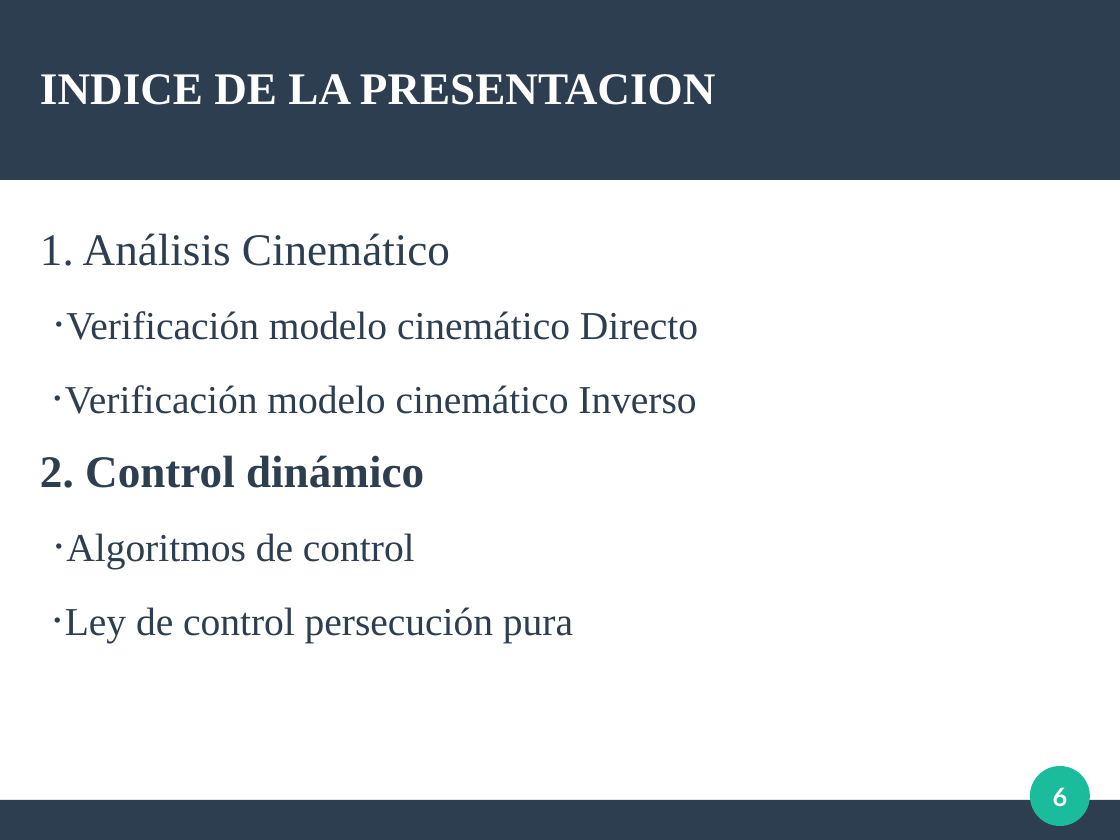
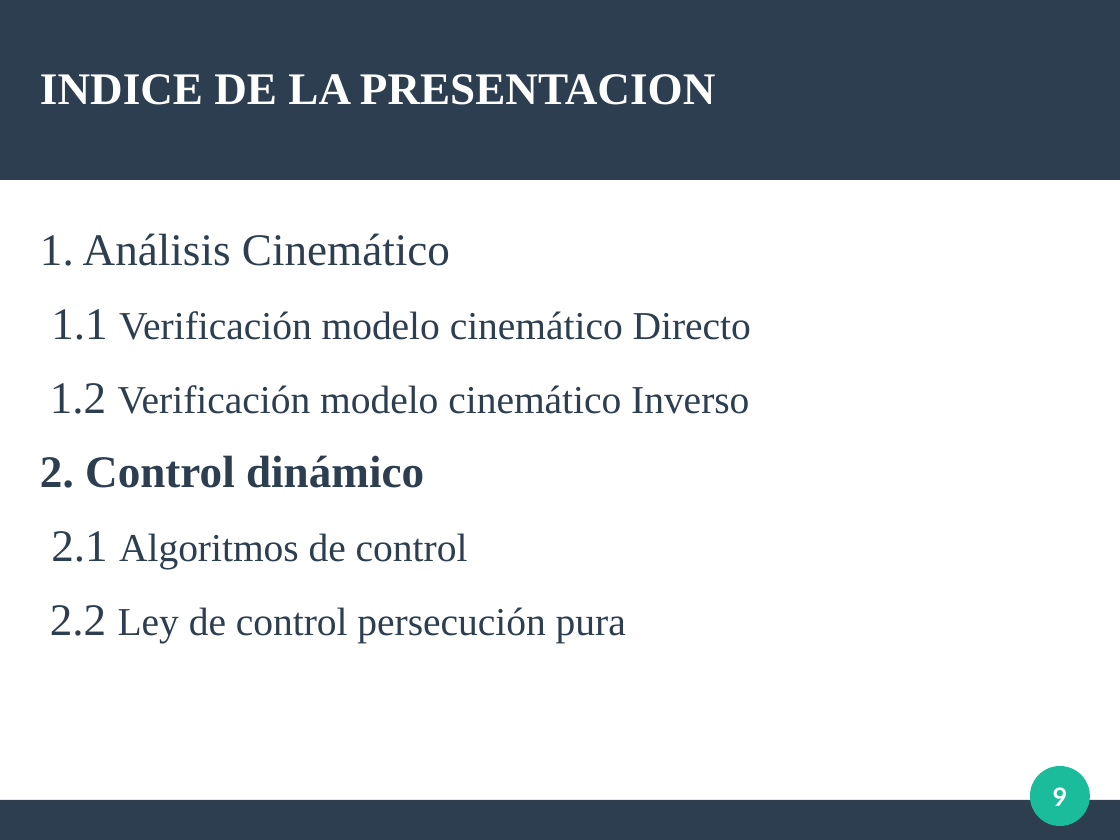
Before and after one commit to Arrivederccimamasita/Synchro_Drive_CyPR, a slide deck: slide 9 of Presentacion_defensa/defensa.odp (slide 6 before the commit). Drawn at 1120x840 pixels with LibreOffice and Linux fonts; fonts in the diff are those of the drawing. Boxes give left, top, right and bottom in pixels: in the first picture for what was removed or moved away, otherwise in the second. Text is boxed around its words. In the diff, an @@ line names an element or a change of style, - is before the commit and + after.

Commit message:
Anadido la parte de la presentacion de la implementacion de modelos. Ademas anadido en la simuacion del control con por trayectoria a partir de unos puntos datos

```diff
--- a/Presentacion_defensa/defensa.odp
+++ b/Presentacion_defensa/defensa.odp
@@ text at (50,309,751,414): text changed @@
-·Verificación modelo cinemático Directo
-·Verificación modelo cinemático Inverso
+1.1 Verificación modelo cinemático Directo
+1.2 Verificación modelo cinemático Inverso
@@ text at (50,531,626,644): text changed @@
-·Algoritmos de control
-·Ley de control persecución pura
+2.1 Algoritmos de control
+2.2 Ley de control persecución pura
@@ page number at (1053,787,1068,806): text changed @@
-6
+9
```
Also in this commit, not shown: 5 other slides changed, 8 slides added, 1 slide removed, 2 other files.
